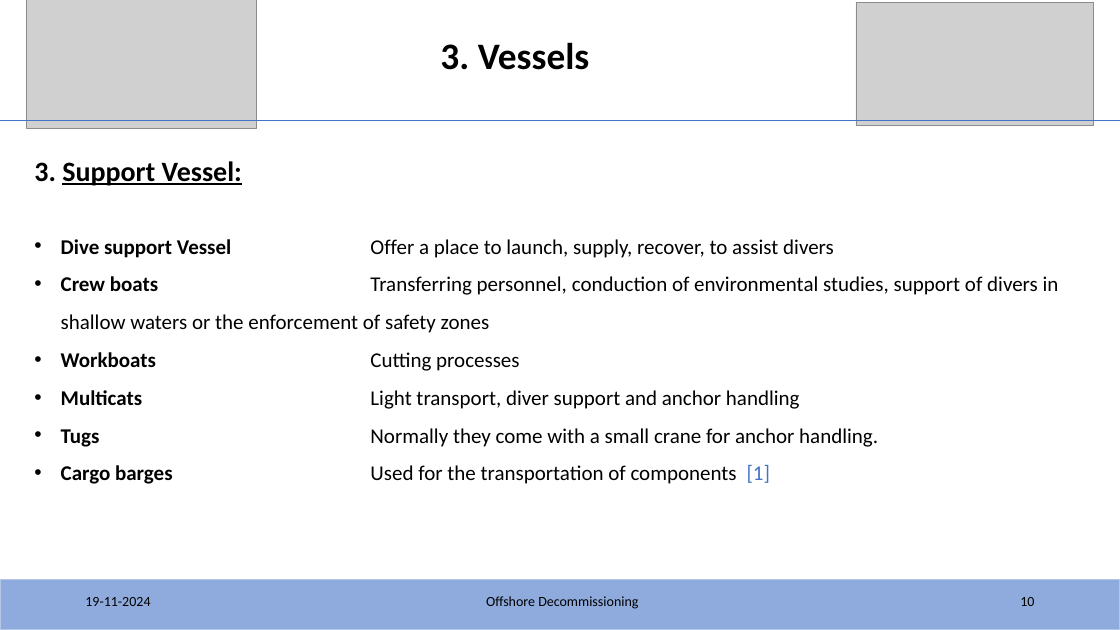
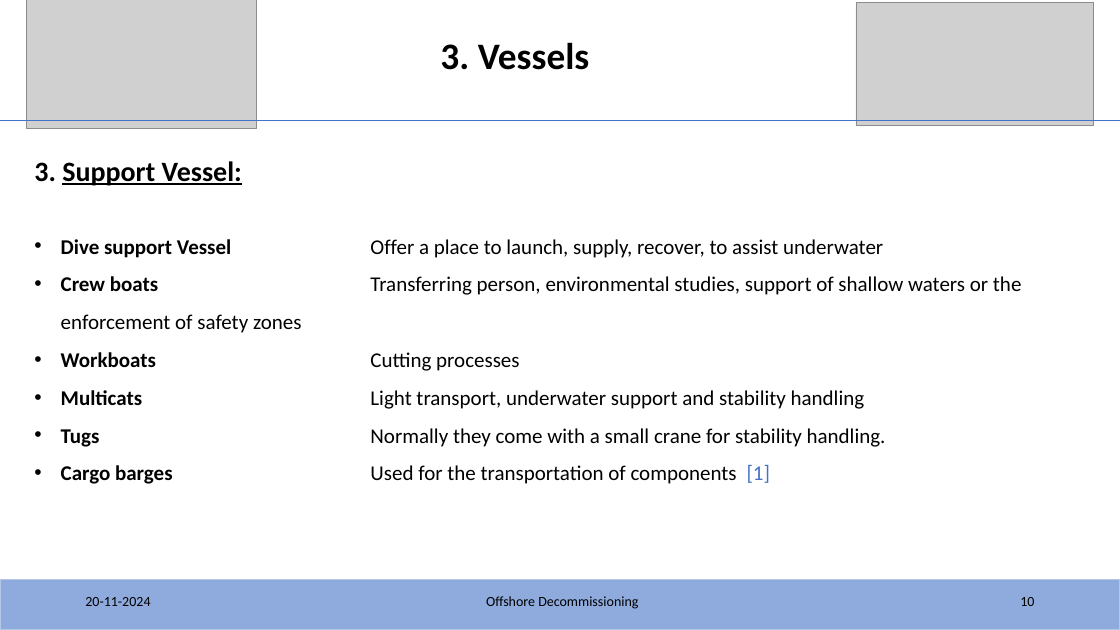
Before and after one commit to KSoni1505/Fraunhofer_IWES_Interview_Task_Offshore-Decommissioning, a slide deck: slide 10 of IWES/IWES_Task.pptx. Drawn at 1120x630 pixels with LibreOffice and Linux fonts; fonts in the diff are those of the drawing; grey boxes stand for pictures. Boxes give left, top, right and bottom in pixels: in the first picture for what was removed or moved away, otherwise in the second. Text is boxed around its words. In the diff, an @@ line names an element or a change of style, - is before the commit and + after.

Commit message:
Update

```diff
--- a/IWES/IWES_Task.pptx
+++ b/IWES/IWES_Task.pptx
@@ text at (61,239,1021,333): text changed @@
-• Dive support Vessel Offer a place to launch, supply, recover, to assist divers
-• Crew boats Transferring personnel, conduction of environmental studies, support of divers in shallow waters or the enforcement of safety zones
+• Dive support Vessel Offer a place to launch, supply, recover, to assist underwater
+• Crew boats Transferring person, environmental studies, support of shallow waters or the enforcement of safety zones
@@ text at (61,390,886,447): text changed @@
-• Multicats Light transport, diver support and anchor handling
-• Tugs Normally they come with a small crane for anchor handling.
+• Multicats Light transport, underwater support and stability handling
+• Tugs Normally they come with a small crane for stability handling.
@@ text at (85,597,150,606): text changed @@
-19-11-2024
+20-11-2024
```
Also in this commit, not shown: 21 other slides changed.
